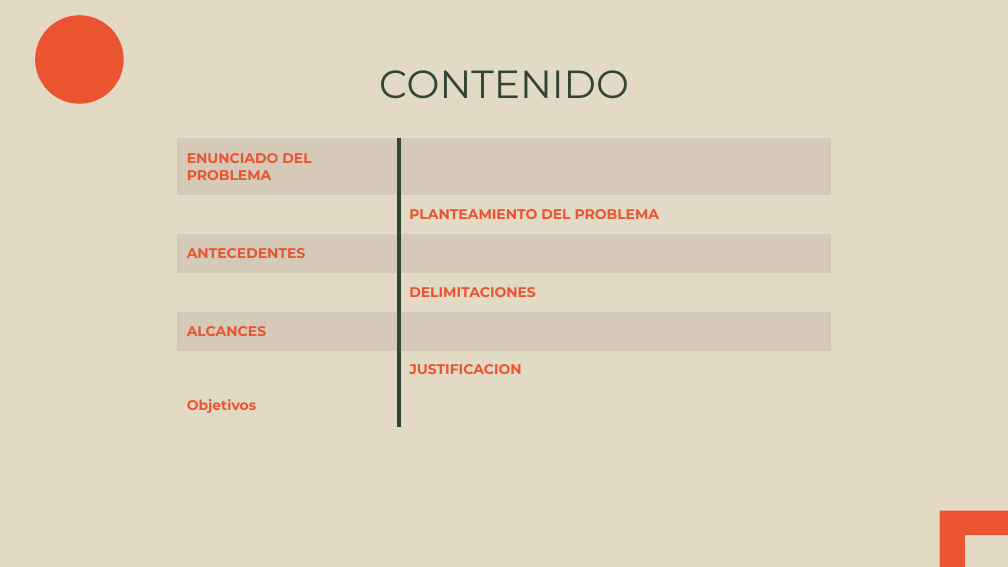
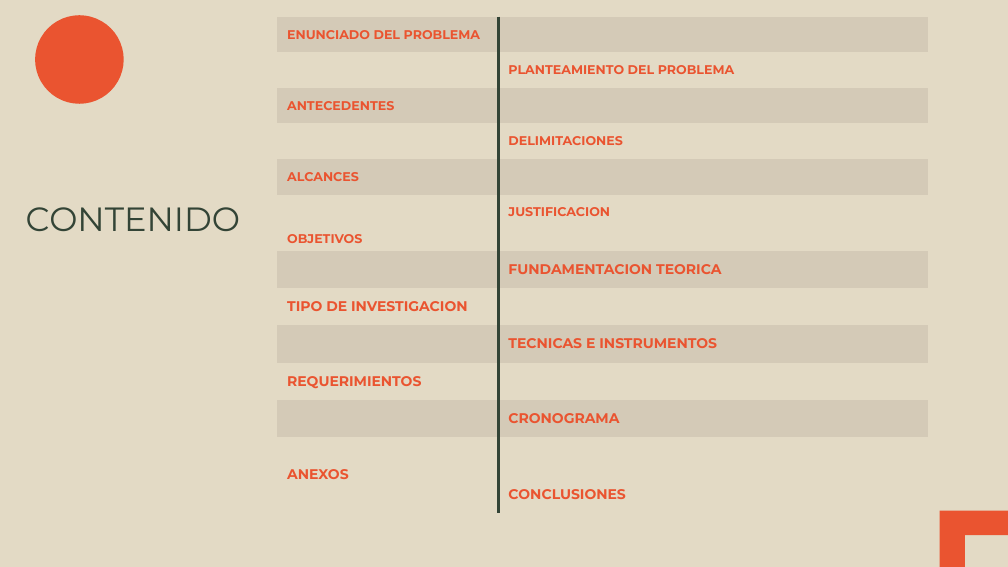
Before and after one commit to mo201801/trabajogrado, a slide deck: slide 4 of ocr-ppt.pptx. Drawn at 1008x567 pixels with LibreOffice and Linux fonts; fonts in the diff are those of the drawing; background and template pictures are left out. Boxes give left, top, right and bottom in pixels: in the first picture for what was removed or moved away, otherwise in the second. Text is boxed around its words. In the diff, an @@ line names an element or a change of style, - is before the commit and + after.

```diff
--- a/ocr-ppt.pptx
+++ b/ocr-ppt.pptx
@@ table at box(277, 17, 928, 266) @@
-row 6, column 1: Objetivos
+row 6, column 1: OBJETIVOS
@@ size 10 to 9 pt @@
@@ table: place and size @@
-table at box(176, 138, 832, 426)
+table at box(277, 17, 928, 266)
@@ title "CONTENIDO": place and size @@
-title "CONTENIDO" at box(379, 70, 629, 98)
+title "CONTENIDO" at box(26, 207, 240, 231)
@@ title "CONTENIDO" at box(26, 207, 240, 231): size 28 to 24 pt @@
@@ table added at box(277, 251, 928, 512), 6 rows, 2 columns @@
+ | FUNDAMENTACION TEORICA
+TIPO DE INVESTIGACION | 
+ | TECNICAS E INSTRUMENTOS
+REQUERIMIENTOS | 
+ | CRONOGRAMA
+ANEXOS | CONCLUSIONES
```
Also in this commit, not shown: 18 other slides changed, 10 slides added, 4 slides removed, 1 other file.
